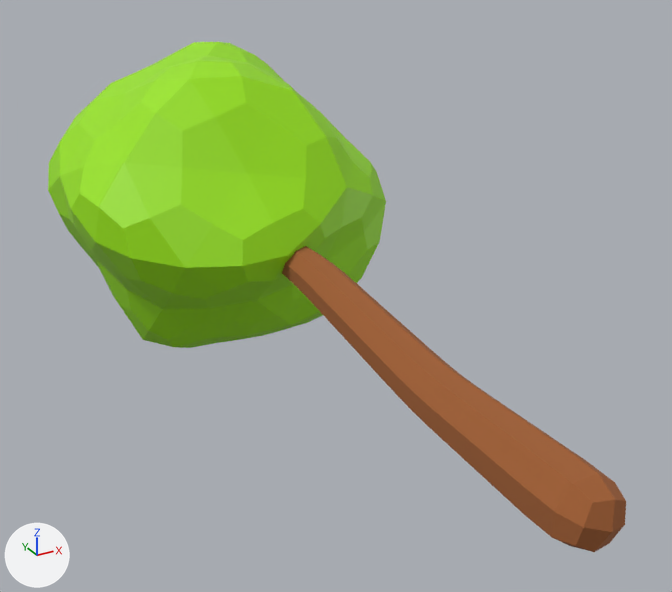
The FBX model Assets/Trees/TreesWithLeaves/Tree_03.fbx: old version first, new version second.
The view is the same before and after, from a 50 mm lens placed at (-3.7, -2.98, 3.63), pointed at (0.03, 3.79, 0.24). Arrows for +X, +Y and +Z are at lower left; the lights stay in place. Where no turn or scale is listed for an object, it has been applied to the vertices.
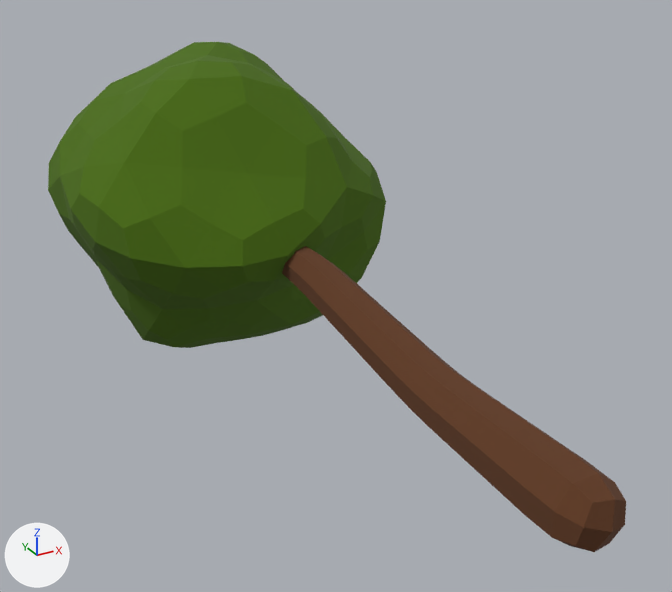
Boxes [x1, y1, x2, y2] around the edits, measured in the pictures (672 x 592 px):
'Icosphere', recoloured, surface changed
    both: [48, 42, 626, 552]

Edits to the bpy script that builds the scene:
```text
Change mat_material_001:
    mat_material_001.base_color: (0.328, 0.802, 0.0) -> (0.0664, 0.152, 0.0)  # green #9be700 -> dark green #496d00
    mat_material_001.roughness: 0.5 -> 1.0
Change mat_material:
    mat_material.base_color: (0.355, 0.116, 0.0334) -> (0.119, 0.0415, 0.0136)  # brown #a16033 -> brown #61391f
```
